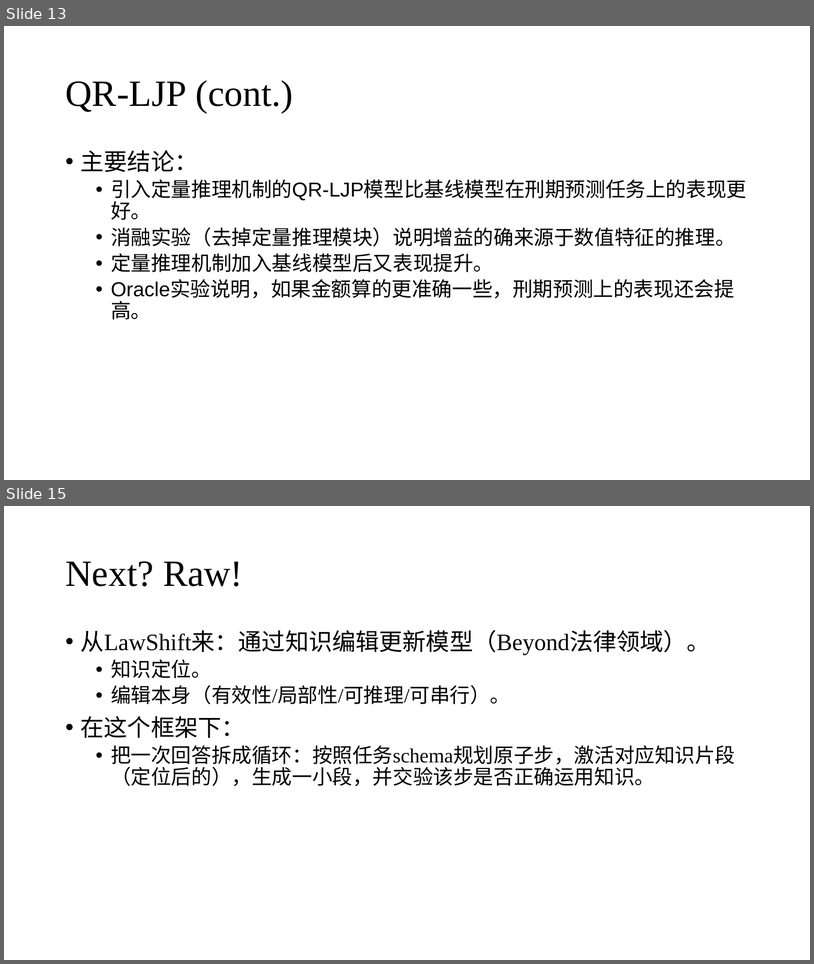
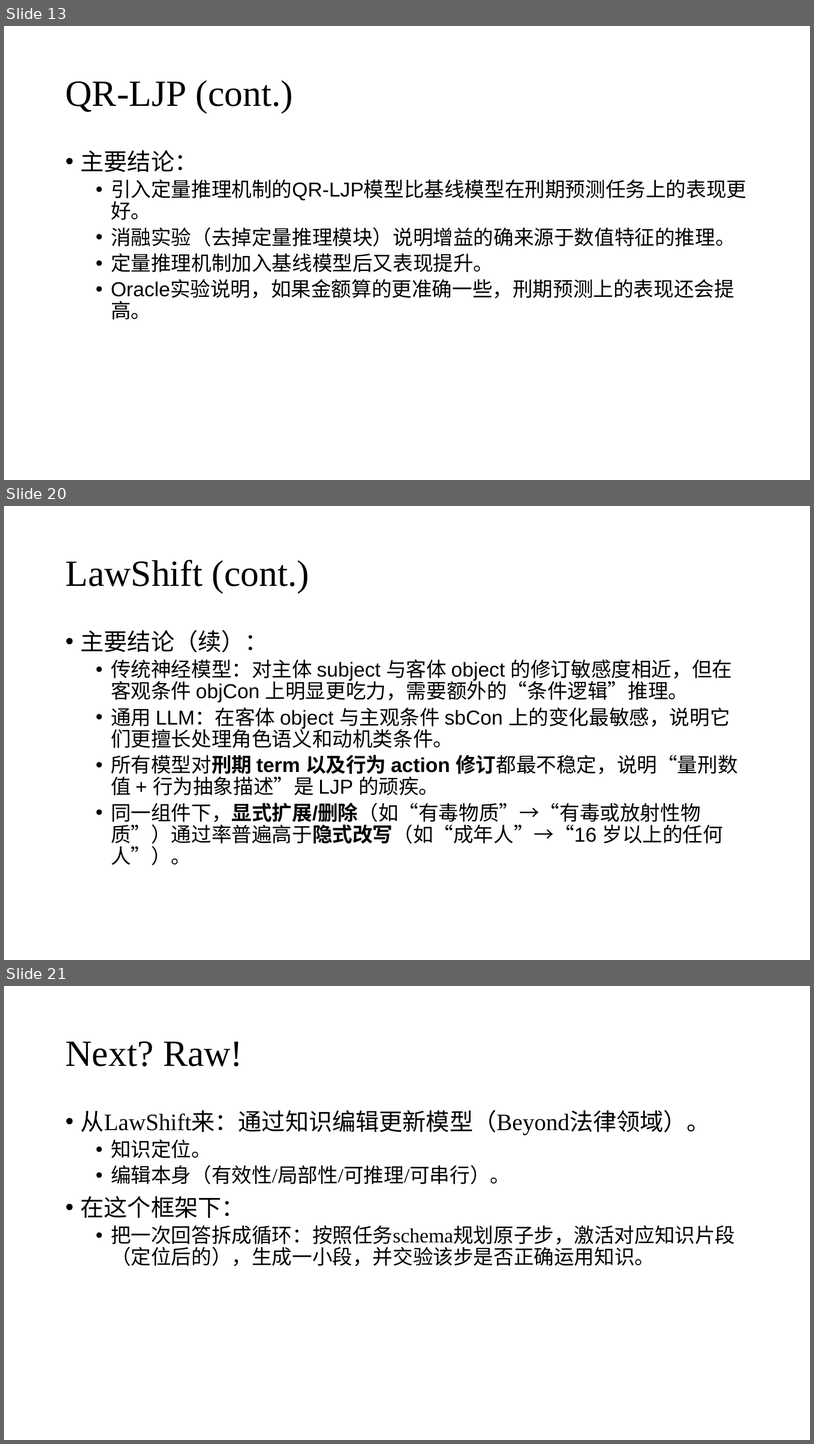
Before and after one commit to zhuohan9036/research_general_materials, a slide deck: legal_ai/20251107_intro_legal_ai_works.pptx. Shown one above the other, each under a label of ours: slides 13 and 15 before the commit, slides 13, 20 and 21 after it; the slides between them are not shown. The pictures are 814x964 and 814x1444 pixels, drawn with LibreOffice and Linux fonts; fonts in the diff are those of the drawing. Boxes give left, top, right and bottom in pixels: in the first picture for what was removed or moved away, otherwise in the second. Text is boxed around its words. In the diff, an @@ line names an element or a change of style, - is before the commit and + after.

```diff
--- a/legal_ai/20251107_intro_legal_ai_works.pptx
+++ b/legal_ai/20251107_intro_legal_ai_works.pptx
@@ slide 20 added at box(4, 506, 810, 960), background #FFFFFF @@
@@ title added at box(65, 559, 309, 592), 44 pt, text #000000 @@
+LawShift (cont.)
@@ text added at box(81, 630, 738, 865), 24 pt, text #000000 @@
+• 主要结论（续）：
+  • 传统神经模型：对主体 subject 与客体 object 的修订敏感度相近，但在客观条件 objCon 上明显更吃力，需要额外的“条件逻辑”推理。
+  • 通用 LLM：在客体 object 与主观条件 sbCon 上的变化最敏感，说明它们更擅长处理角色语义和动机类条件。
+  • 所有模型对刑期 term 以及行为 action 修订都最不稳定，说明“量刑数值 + 行为抽象描述”是 LJP 的顽疾。
+  • 同一组件下，显式扩展/删除（如“有毒物质”→“有毒或放射性物质”）通过率普遍高于隐式改写（如“成年人”→“16 岁以上的任何人”）。
@@ what was slide 15 is now slide 21 @@
```
Also in this commit, not shown: 1 slide changed, 5 other slides added, 1 other file.
